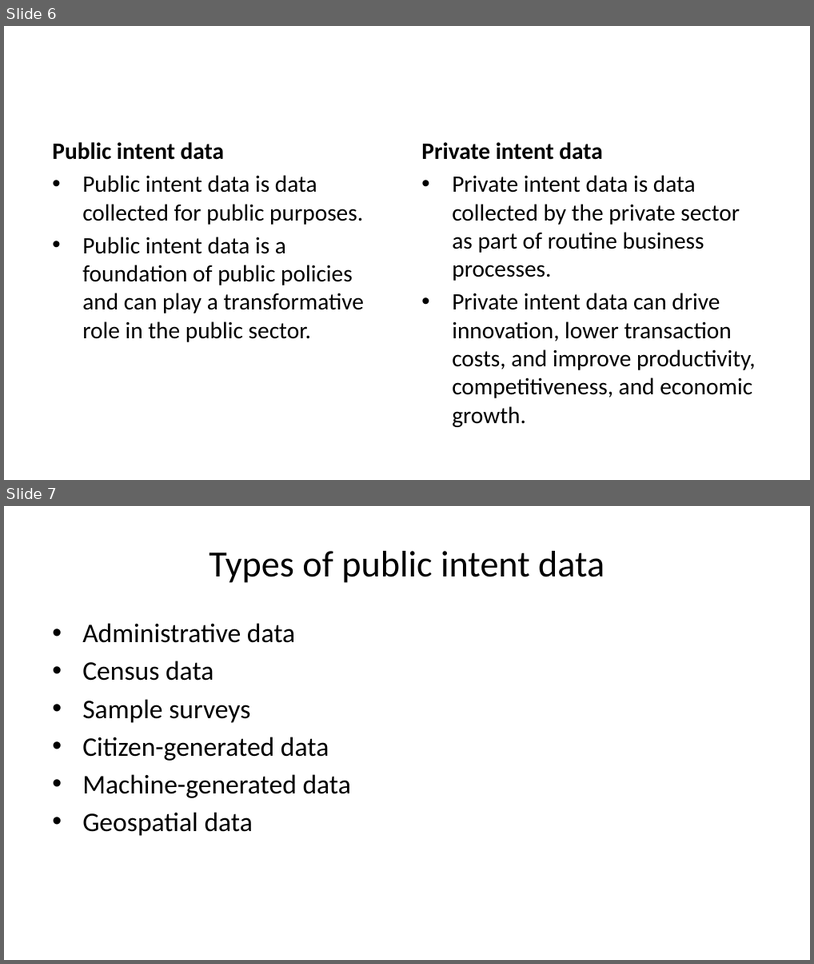
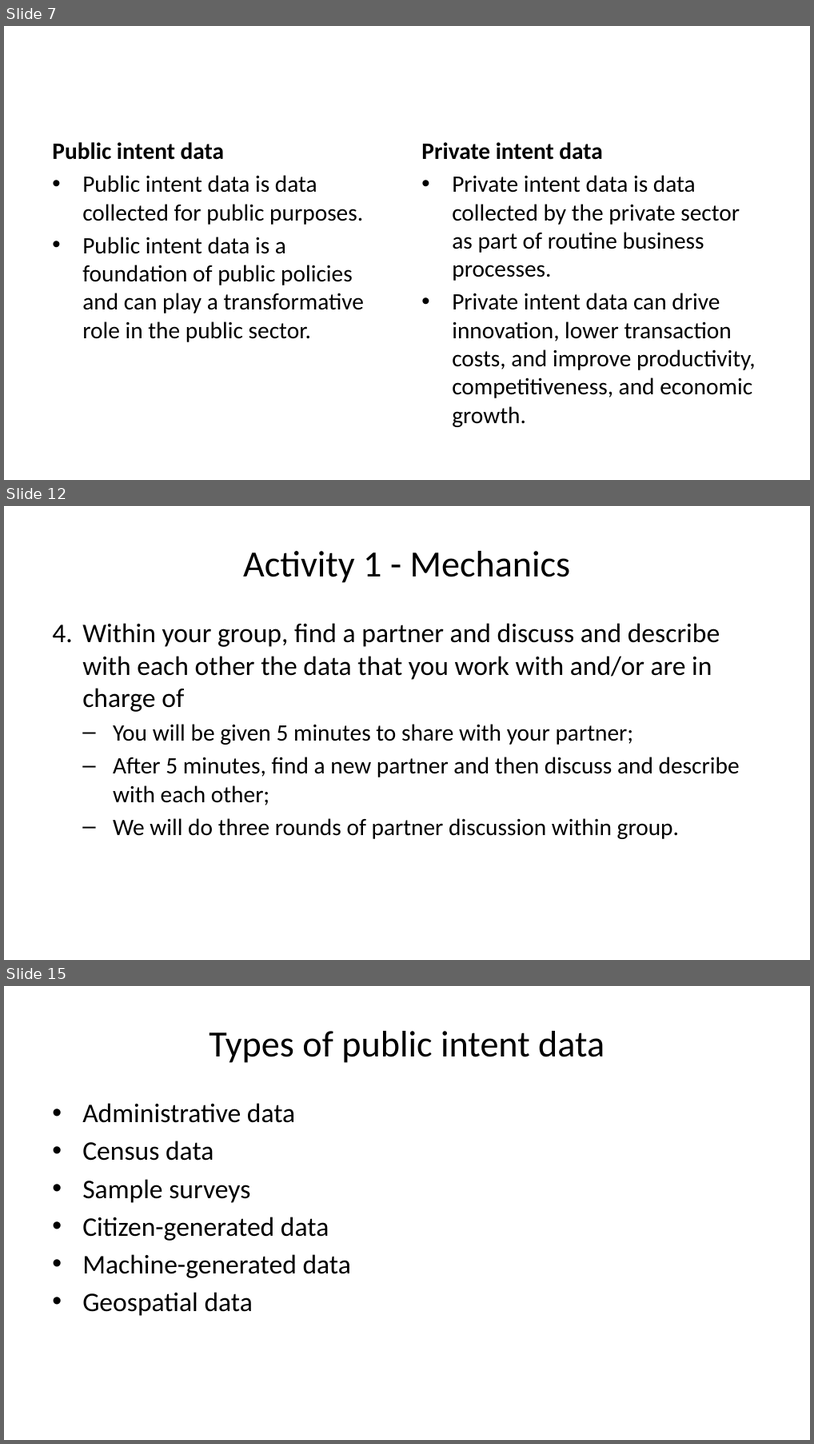
Before and after one commit to tamanh-oxford/capacity-development, a slide deck: data-frameworks/01-global-landscape.pptx. Shown one above the other, each under a label of ours: slides 6 and 7 before the commit, slides 7, 12 and 15 after it; the slides between them are not shown. The pictures are 814x964 and 814x1444 pixels, drawn with LibreOffice and Linux fonts; fonts in the diff are those of the drawing. Boxes give left, top, right and bottom in pixels: in the first picture for what was removed or moved away, otherwise in the second. Text is boxed around its words. In the diff, an @@ line names an element or a change of style, - is before the commit and + after.

```diff
--- a/data-frameworks/01-global-landscape.pptx
+++ b/data-frameworks/01-global-landscape.pptx
@@ slide 12 added at (4,506,810,960), background #FFFFFF @@
@@ title added at (243,551,571,583), 33 pt, text #000000 @@
+Activity 1 - Mechanics
@@ text added at (82,623,740,839), 21 pt, text #000000 @@
+4. Within your group, find a partner and discuss and describe with each other the data that you work with and/or are in charge of
+  – You will be given 5 minutes to share with your partner;
+  – After 5 minutes, find a new partner and then discuss and describe with each other;
+  – We will do three rounds of partner discussion within group.
@@ what was slide 6 is now slide 7 @@
@@ what was slide 7 is now slide 15 @@
```
Also in this commit, not shown: 3 slides changed, 8 other slides added, 28 other files.
